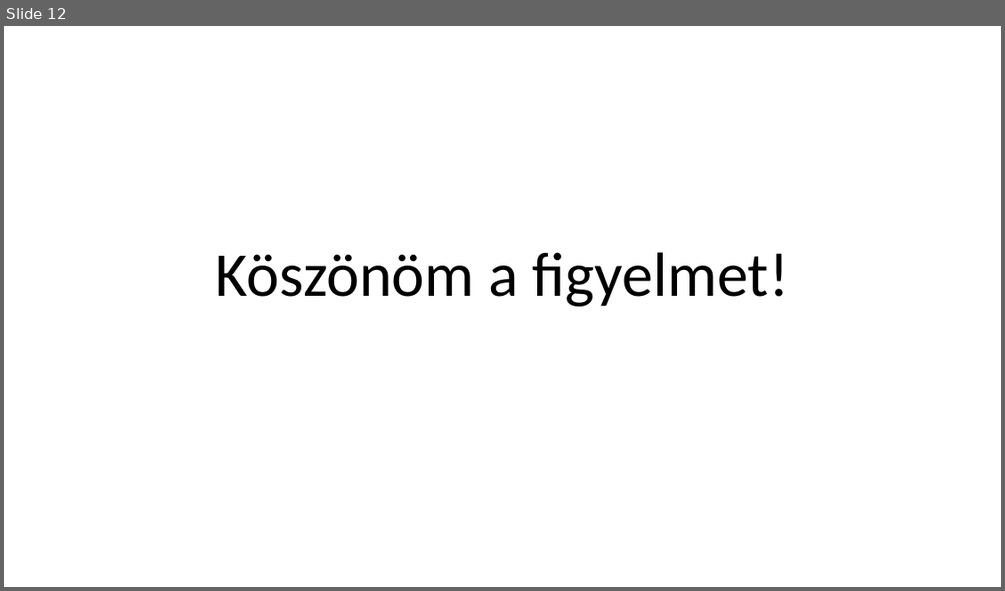
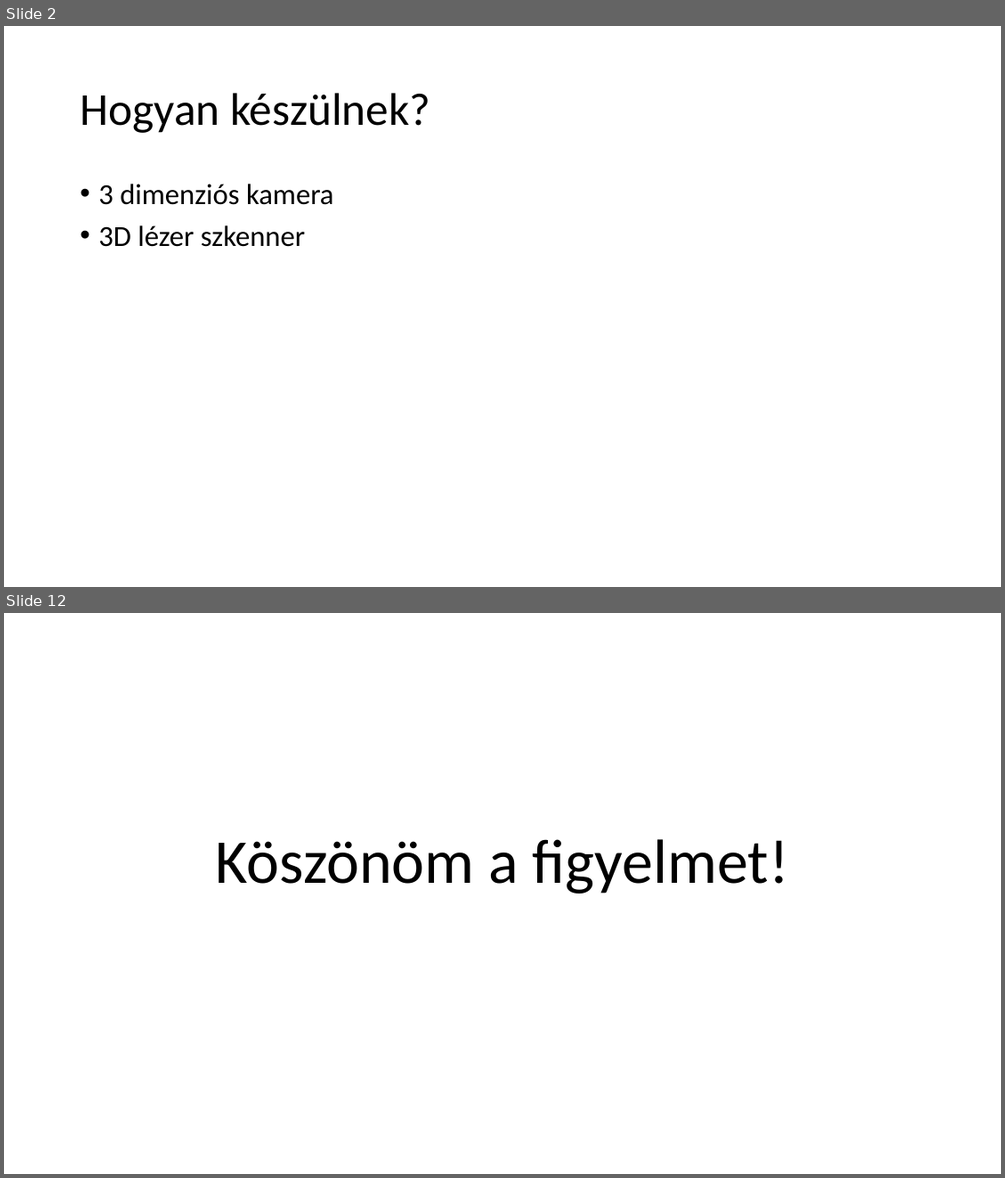
Before and after one commit to csokaandras/paprika, a slide deck: BemutatóCsókaAndrás.pptx. Shown one above the other, each under a label of ours: slide 12 before the commit, slides 2 and 12 after it; the slides between them are not shown. The pictures are 1005x591 and 1005x1178 pixels, drawn with LibreOffice and Linux fonts; fonts in the diff are those of the drawing. Boxes give left, top, right and bottom in pixels: in the first picture for what was removed or moved away, otherwise in the second. Text is boxed around its words. In the diff, an @@ line names an element or a change of style, - is before the commit and + after.

```diff
--- a/BemutatóCsókaAndrás.pptx
+++ b/BemutatóCsókaAndrás.pptx
@@ slide 2 added at (x1=4, y1=26, x2=1001, y2=587), background #FFFFFF @@
@@ title added at (x1=80, y1=93, x2=430, y2=133), 44 pt, text #000000 @@
+Hogyan készülnek?
@@ text added at (x1=98, y1=184, x2=334, y2=247), 28 pt, text #000000 @@
+• 3 dimenziós kamera
+• 3D lézer szkenner
```
Also in this commit, not shown: 3 slides changed, 1 other slide added, 2 slides removed.
